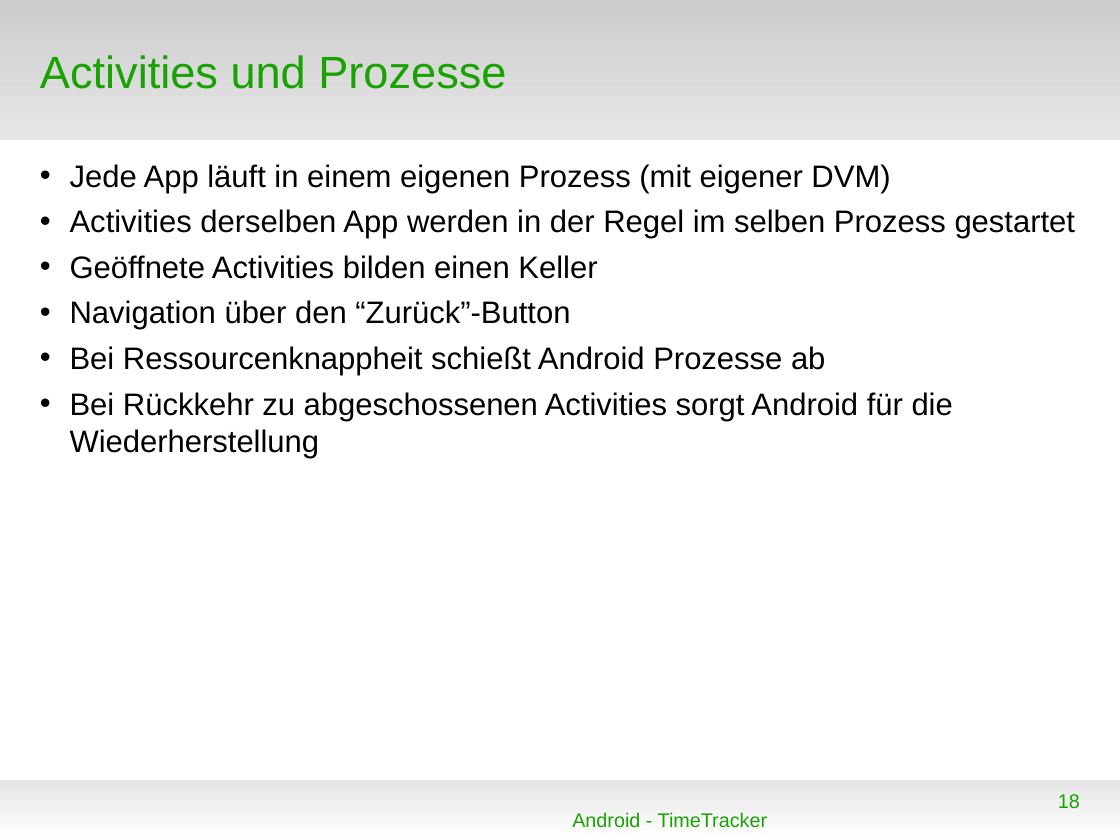
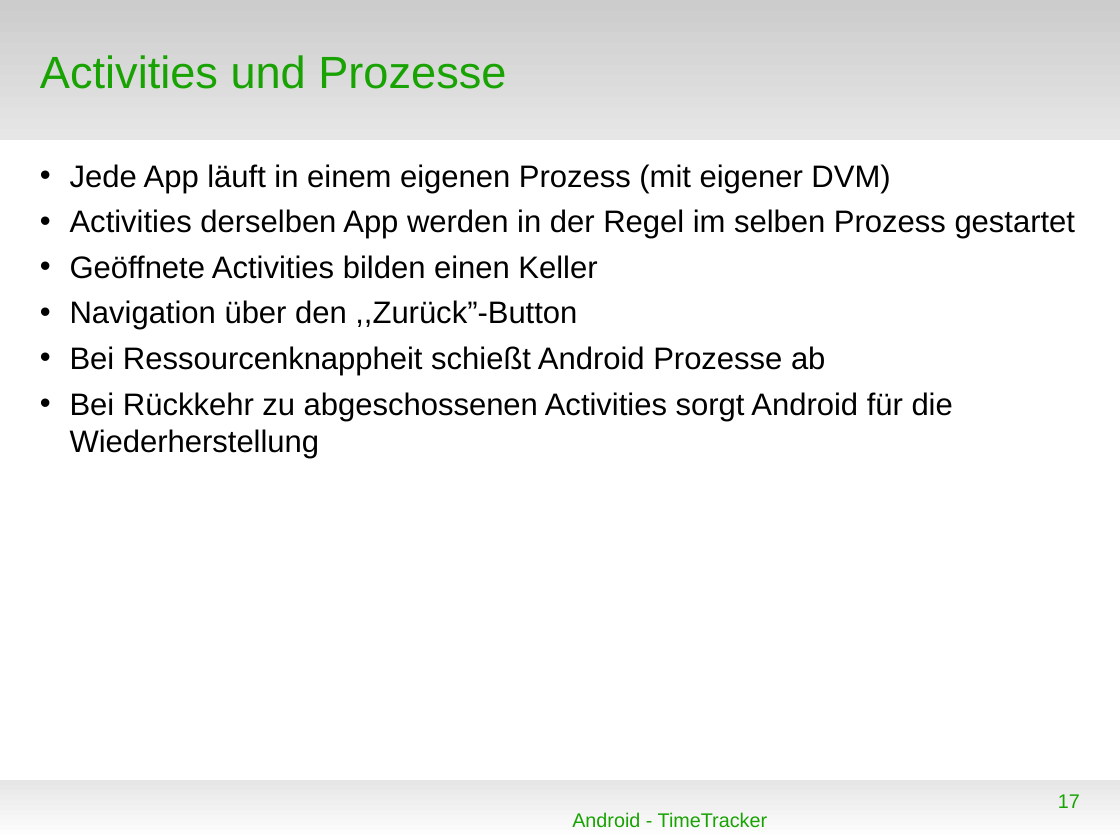
Before and after one commit to floriandrs/presentation, a slide deck: slide 17 of vortrag.odp (slide 18 before the commit). Drawn at 1120x840 pixels with LibreOffice and Linux fonts; fonts in the diff are those of the drawing; background and template pictures are left out. Boxes give left, top, right and bottom in pixels: in the first picture for what was removed or moved away, otherwise in the second. Text is boxed around its words. In the diff, an @@ line names an element or a change of style, - is before the commit and + after.

```diff
--- a/vortrag.odp
+++ b/vortrag.odp
@@ text at bbox=[70, 300, 577, 330]: text changed @@
-• Navigation über den “Zurück”-Button
+• Navigation über den ,,Zurück”-Button
@@ page number at bbox=[1058, 794, 1080, 808]: text changed @@
-18
+17
```
Also in this commit, not shown: 16 other slides changed, 2 slides added, 2 slides removed.
